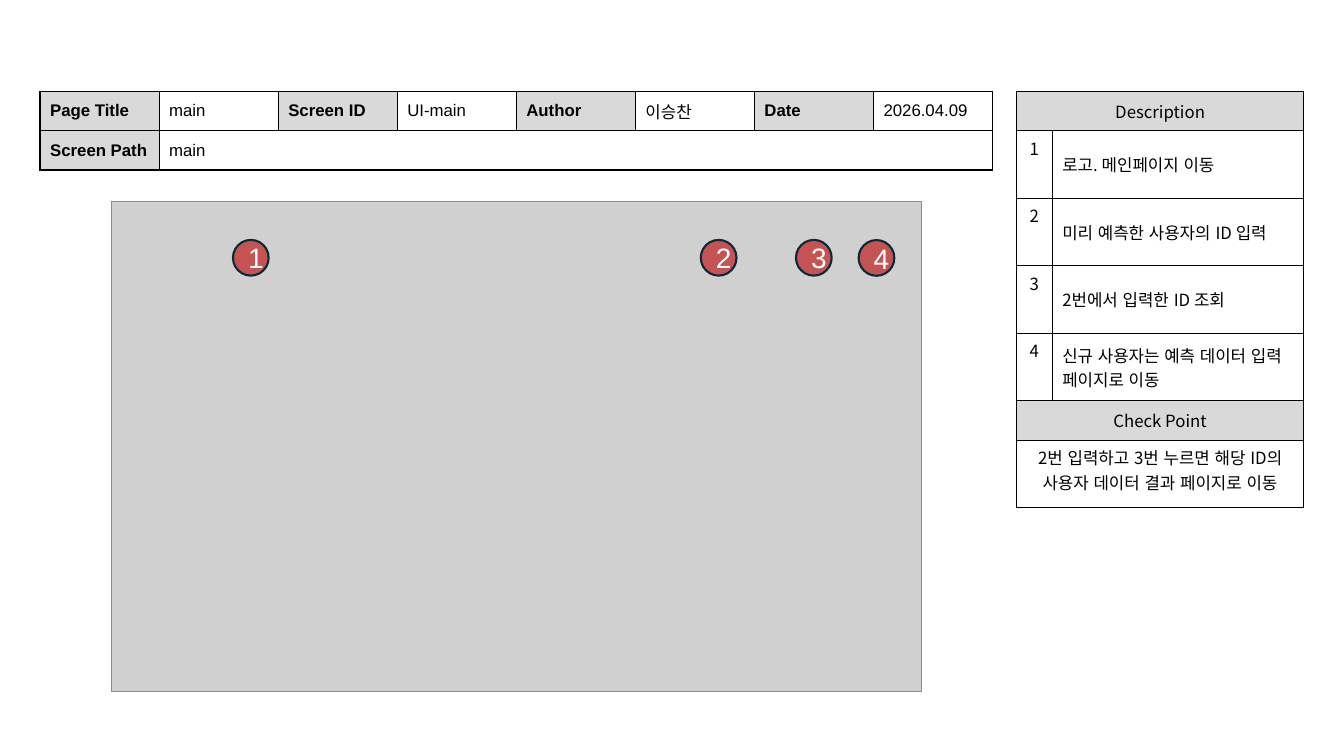
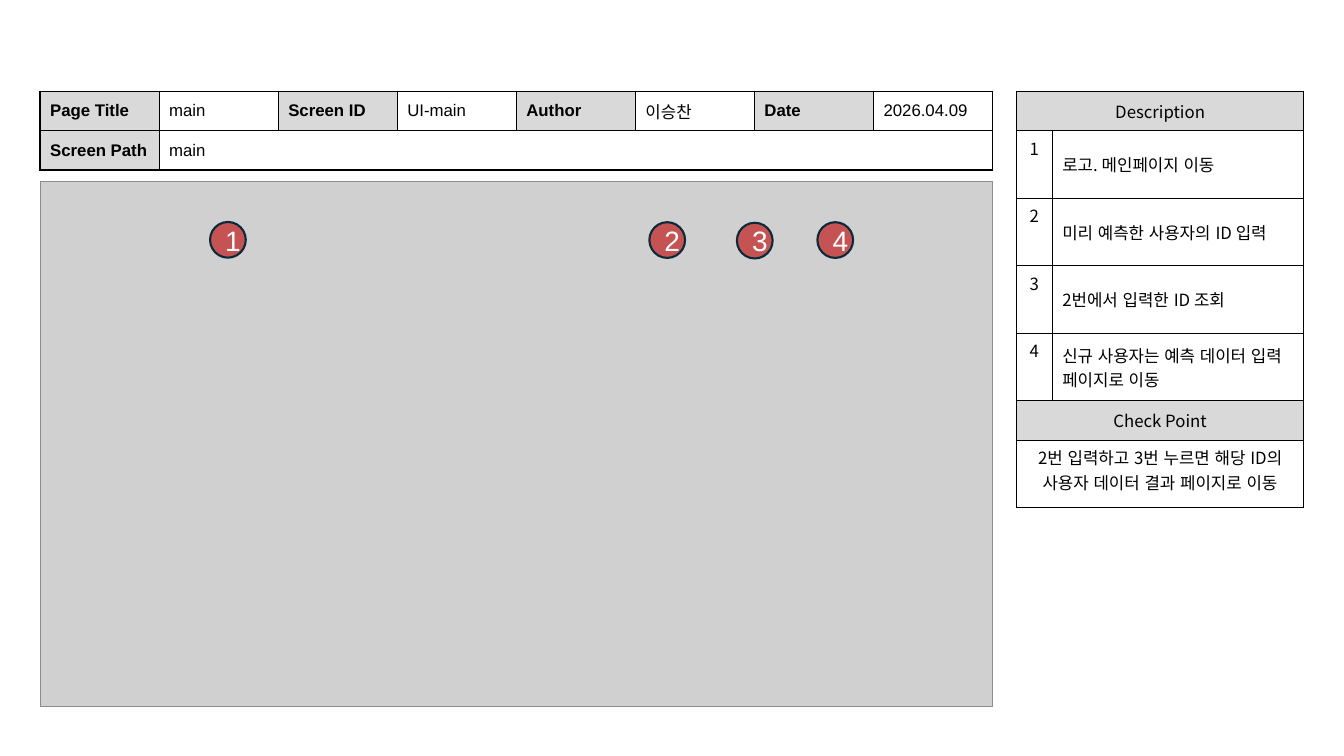
Before and after one commit to dc-inside/LeeSeungChan, a slide deck: slide 1 of 1차 프로젝트/기획/화면 설계서.pptx. Drawn at 1344x756 pixels with LibreOffice and Linux fonts; fonts in the diff are those of the drawing; grey boxes stand for pictures. Boxes give left, top, right and bottom in pixels: in the first picture for what was removed or moved away, otherwise in the second. Text is boxed around its words. In the diff, an @@ line names an element or a change of style, - is before the commit and + after.

```diff
--- a/1차 프로젝트/기획/화면 설계서.pptx
+++ b/1차 프로젝트/기획/화면 설계서.pptx
@@ picture: place and size @@
-picture at box(111, 202, 922, 692)
+picture at box(40, 181, 993, 706)
@@ ellipse "1": place and size @@
-ellipse "1" at box(233, 240, 268, 275)
+ellipse "1" at box(210, 222, 245, 257)
@@ ellipse "2": place and size @@
-ellipse "2" at box(701, 240, 736, 275)
+ellipse "2" at box(649, 222, 685, 257)
@@ ellipse "3": place and size @@
-ellipse "3" at box(797, 240, 832, 275)
+ellipse "3" at box(737, 223, 772, 258)
@@ ellipse "4": place and size @@
-ellipse "4" at box(859, 240, 894, 275)
+ellipse "4" at box(818, 222, 853, 257)
```
Also in this commit, not shown: 4 other slides changed, 1 slide removed, 2 other files.
